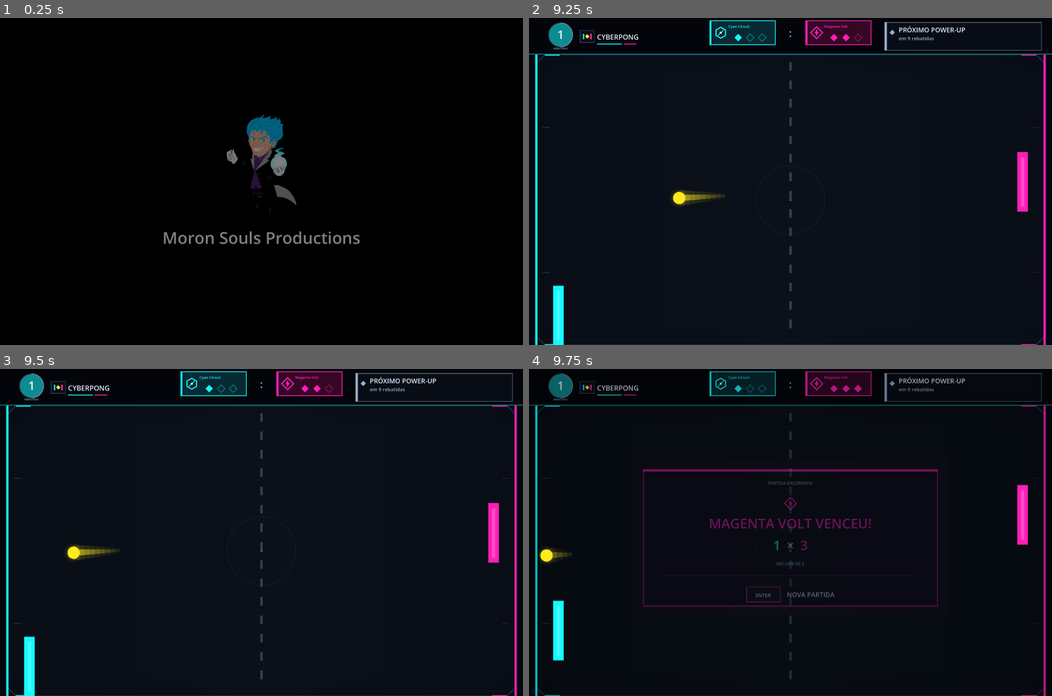
Above: before the commit, frames 1-4 (two rows, left to right).
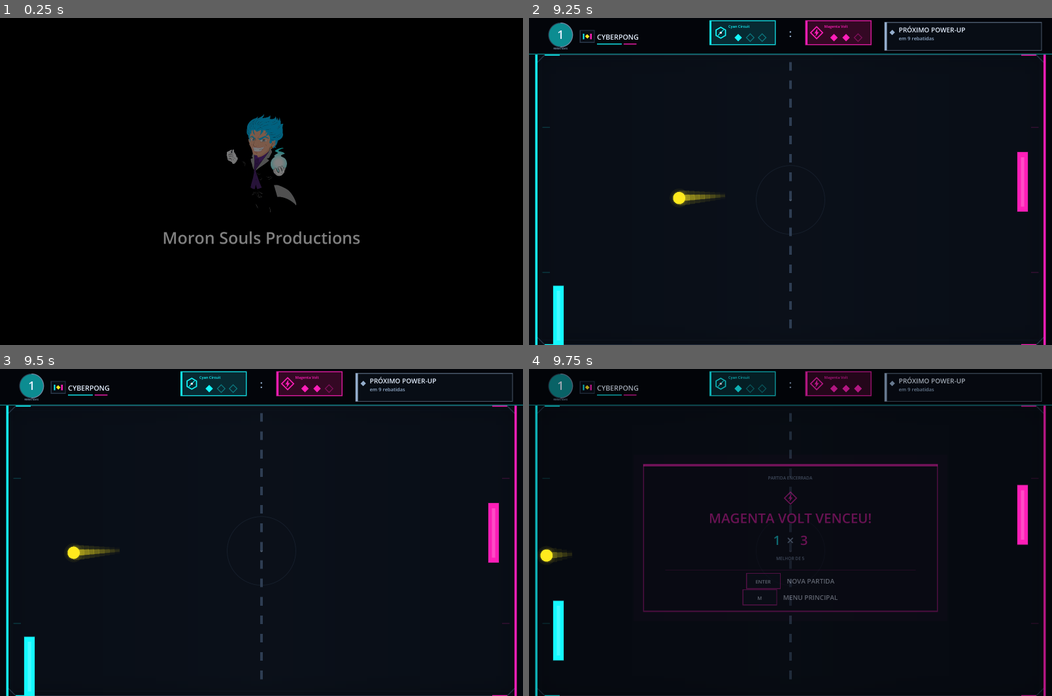
Above: after the commit, the same moments.

Repository: wellingtonlope/cyberpong
Game: Godot game, scene res://main.tscn
Same seed, same stepped clock (60 frames per second), same inputs: the game is played once before the commit and once after it.
Inputs (mouse positions are in pixels of both pictures, inside the frame that each line leads up to):
- Up to frame 1 (0.25 s): no input
- Up to frame 2 (9.25 s): tap Enter at 0.5, 6.6 s; move the mouse to (905, 165) at 0.52 s; hold Right 0.53-1.25 s; tap M at 0.6, 2.3, 3.8, 5.3, 6.8, 8.1 s; click (905, 165) at 0.67 s; tap Space at 0.77, 3.77, 6.77 s; drag from (685, 197) to (764, 246) at 1.27 s; move the mouse to (842, 109) at 2.02 s; hold Right 2.03-2.75 s; tap Up (p2_up) at 2.1 s; drag from (764, 246) to (633, 132) at 2.77 s; move the mouse to (947, 230) at 3.52 s; hold Left 3.53-4.25 s; hold Shift 3.53-4.25 s; drag from (633, 132) to (712, 99) at 4.27 s; move the mouse to (816, 181) at 5.02 s; hold S (p1_down) 5.03-5.75 s; tap Ctrl at 5.1 s; click (816, 181) at 5.17 s; drag from (712, 99) to (685, 197) at 5.77 s; move the mouse to (905, 165) at 6.52 s; hold W (p1_up) 6.53-7.25 s; drag from (685, 197) to (764, 246) at 7.27 s; move the mouse to (842, 109) at 8.02 s; hold S (p1_down) 8.03-8.75 s; drag from (764, 246) to (633, 132) at 8.77 s
- Up to frame 3 (9.5 s): no input
- Up to frame 4 (9.75 s): move the mouse to (947, 581) at 9.52 s; hold W (p1_up) from 9.53 s (still down); tap Up (p2_up) at 9.6 s; click (947, 581) at 9.67 s

Frames 1-3 are identical in both runs. In frame 4, 3.0% of the frame differs, in the area x 21-79%, y 29-75%.

Commit message:
Permite voltar ao menu principal após a vitória com M

Diff:
--- a/main.gd
+++ b/main.gd
@@ -166,6 +166,8 @@
 		return
 	if event.keycode == KEY_ENTER or event.keycode == KEY_KP_ENTER:
 		_restart_match()
+	elif event.keycode == KEY_M:
+		_return_to_main_menu()
 
 func _open_pause_menu() -> void:
 	if _pause_menu != null or _menu_shown or game_over:
@@ -183,6 +185,9 @@
 
 func _on_pause_main_menu_requested() -> void:
 	_dismiss_pause_menu()
+	_return_to_main_menu()
+
+func _return_to_main_menu() -> void:
 	_restart_match()
 	_show_menu()
 
--- a/scripts/arena.gd
+++ b/scripts/arena.gd
@@ -359,7 +359,7 @@
 	var reveal := 1.0 - pow(1.0 - clampf(winner_reveal, 0.0, 1.0), 3.0)
 	var team_color := LEFT_COLOR if winner_is_left else RIGHT_COLOR
 	draw_rect(Rect2(Vector2.ZERO, size), Color(0.003, 0.008, 0.016, 0.78 * reveal))
-	var panel_size := Vector2(560.0, 260.0) * ui_scale * lerpf(0.94, 1.0, reveal)
+	var panel_size := Vector2(560.0, 280.0) * ui_scale * lerpf(0.94, 1.0, reveal)
 	var panel_center := size * 0.5 + Vector2(0.0, (1.0 - reveal) * 16.0 * ui_scale)
 	var panel := Rect2(panel_center - panel_size * 0.5, panel_size)
 	draw_rect(panel.grow(18.0 * ui_scale), Color(team_color, 0.05 * reveal))
@@ -440,25 +440,37 @@
 		ui_scale,
 		true
 	)
-	var instruction_font_size := maxi(int(12.0 * ui_scale), 9)
-	var instruction_text := "NOVA PARTIDA"
-	var instruction_width := font.get_string_size(
-		instruction_text,
+	_draw_winner_key_hint(font, panel, "ENTER", "NOVA PARTIDA", 200.0, ui_scale, reveal, team_color)
+	_draw_winner_key_hint(font, panel, "M", "MENU PRINCIPAL", 230.0, ui_scale, reveal, team_color)
+
+func _draw_winner_key_hint(
+	font: Font,
+	panel: Rect2,
+	key_text: String,
+	label_text: String,
+	top_offset: float,
+	ui_scale: float,
+	reveal: float,
+	team_color: Color
+) -> void:
+	var label_font_size := maxi(int(12.0 * ui_scale), 9)
+	var label_width := font.get_string_size(
+		label_text,
 		HORIZONTAL_ALIGNMENT_LEFT,
 		-1,
-		instruction_font_size
+		label_font_size
 	).x
 	var key_size := Vector2(62.0, 28.0) * ui_scale
-	var group_width := key_size.x + 12.0 * ui_scale + instruction_width
+	var group_width := key_size.x + 12.0 * ui_scale + label_width
 	var group_left := panel.get_center().x - group_width * 0.5
-	var instruction_y := panel.position.y + 215.0 * ui_scale
-	var key_rect := Rect2(Vector2(group_left, instruction_y), key_size)
+	var group_top := panel.position.y + top_offset * ui_scale
+	var key_rect := Rect2(Vector2(group_left, group_top), key_size)
 	draw_rect(key_rect, Color(0.04, 0.07, 0.11, reveal))
 	draw_rect(key_rect, Color(team_color, 0.75 * reveal), false, 1.5 * ui_scale)
 	draw_string(
 		font,
 		Vector2(key_rect.position.x, key_rect.position.y + key_size.y * 0.68),
-		"ENTER",
+		key_text,
 		HORIZONTAL_ALIGNMENT_CENTER,
 		key_size.x,
 		maxi(int(9.0 * ui_scale), 8),
@@ -466,11 +478,11 @@
 	)
 	draw_string(
 		font,
-		Vector2(key_rect.end.x + 12.0 * ui_scale, instruction_y + key_size.y * 0.68),
-		instruction_text,
+		Vector2(key_rect.end.x + 12.0 * ui_scale, group_top + key_size.y * 0.68),
+		label_text,
 		HORIZONTAL_ALIGNMENT_LEFT,
-		instruction_width + 4.0,
-		instruction_font_size,
+		label_width + 4.0,
+		label_font_size,
 		Color(TEXT_COLOR, reveal)
 	)
 
--- a/test/integration/test_main_flow.gd
+++ b/test/integration/test_main_flow.gd
@@ -65,6 +65,40 @@
 	assert_eq(game.left_score, 3)
 	assert_eq(game.arena.winner_name, "Cyan Circuit")
 
+func test_m_returns_to_main_menu_after_victory() -> void:
+	game._restart_match()
+	for _index in range(3):
+		game._on_ball_missed(true)
+	assert_true(game.game_over)
+
+	var event := InputEventKey.new()
+	event.pressed = true
+	event.keycode = KEY_M
+	game._unhandled_key_input(event)
+
+	assert_false(game.game_over)
+	assert_true(game._menu_shown)
+	assert_true(get_tree().paused)
+	assert_eq(game.left_score, 0)
+	assert_eq(game.right_score, 0)
+	var menu = game.get_node_or_null("GameMenu")
+	assert_not_null(menu)
+	assert_true(menu.visible)
+
+func test_m_does_not_open_menu_during_an_active_match() -> void:
+	game._restart_match()
+	assert_false(game.game_over)
+
+	var event := InputEventKey.new()
+	event.pressed = true
+	event.keycode = KEY_M
+	game._unhandled_key_input(event)
+
+	assert_false(game._menu_shown)
+	var menu = game.get_node_or_null("GameMenu")
+	assert_not_null(menu)
+	assert_false(menu.visible)
+
 func test_scoring_point_briefly_highlights_scoring_team() -> void:
 	game._on_ball_missed(true)
 
Not shown, changed: AGENTS.md
Not shown, changed: README.md
